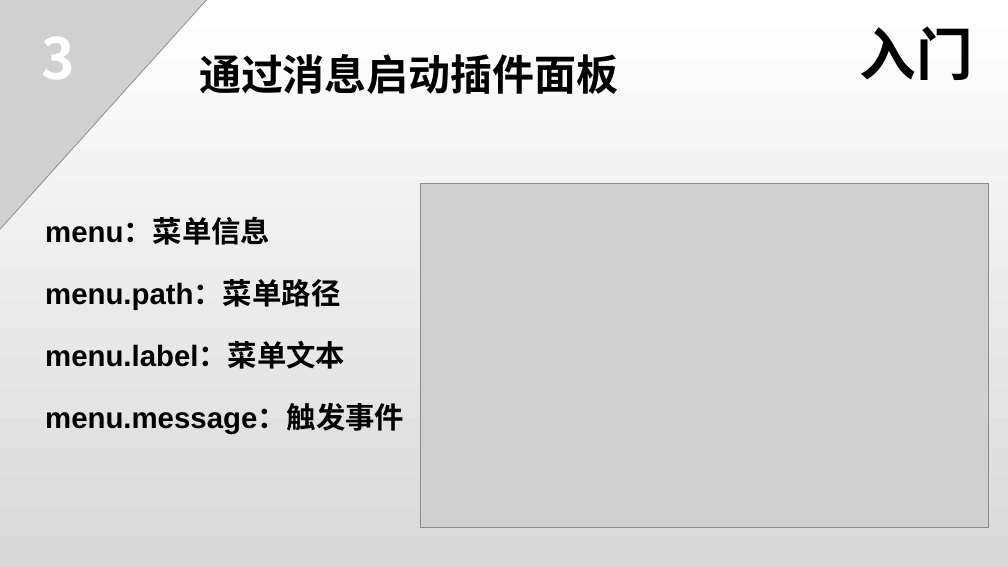
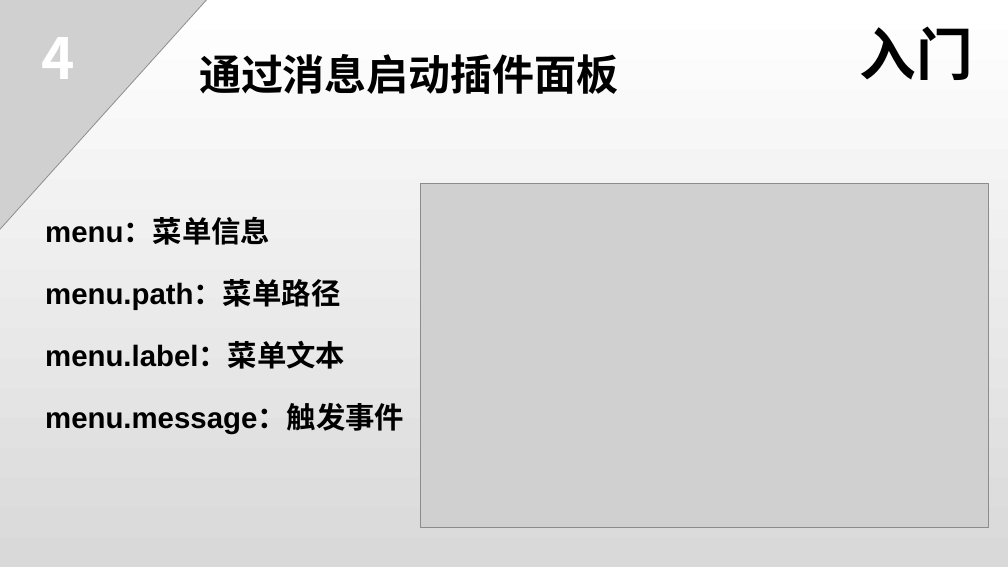
Before and after one commit to 1226085293/PPT_DEMO, a slide deck: slide 11 of doc/3.x插件开发.pptx. Drawn at 1008x567 pixels with LibreOffice and Linux fonts; fonts in the diff are those of the drawing; grey boxes stand for pictures. Boxes give left, top, right and bottom in pixels: in the first picture for what was removed or moved away, otherwise in the second. Text is boxed around its words. In the diff, an @@ line names an element or a change of style, - is before the commit and + after.

```diff
--- a/doc/3.x插件开发.pptx
+++ b/doc/3.x插件开发.pptx
@@ text at [41,37,74,79]: text changed @@
-3
+4
```
Also in this commit, not shown: 3 other slides changed, 8 slides added, 34 other files.
